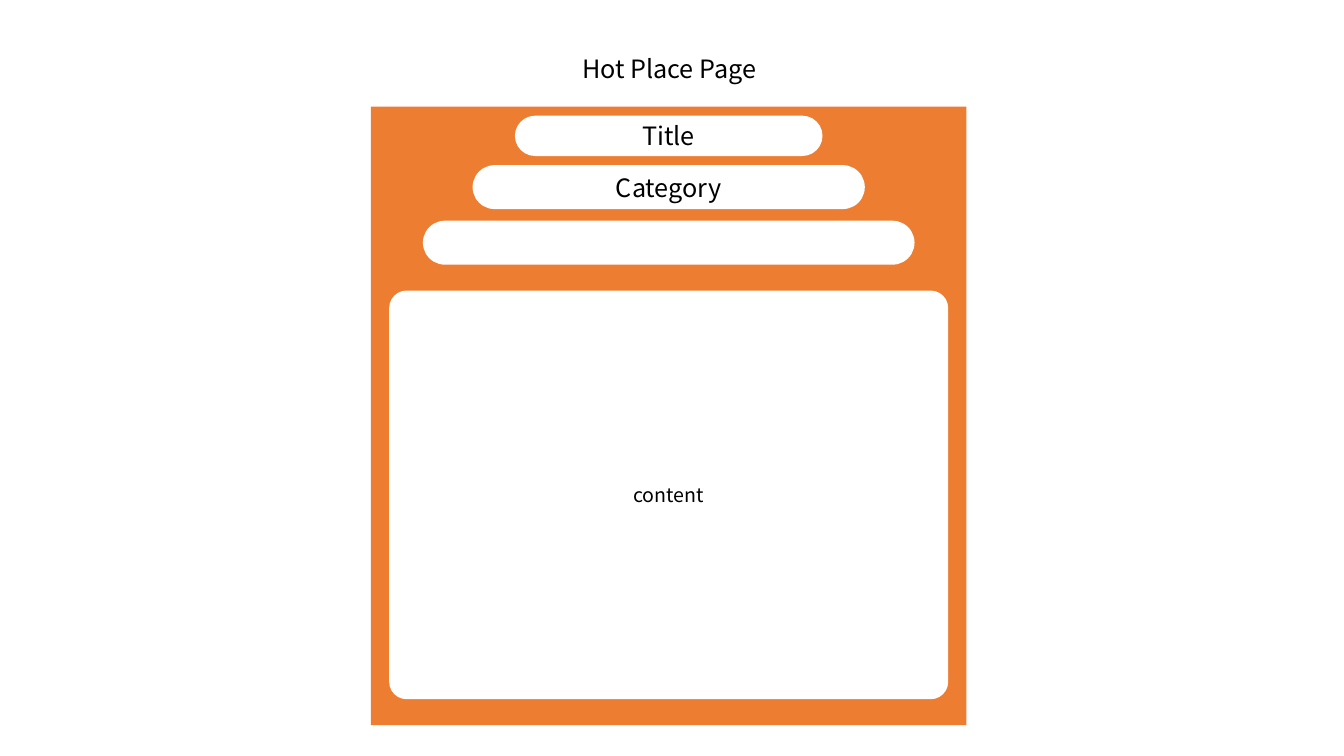
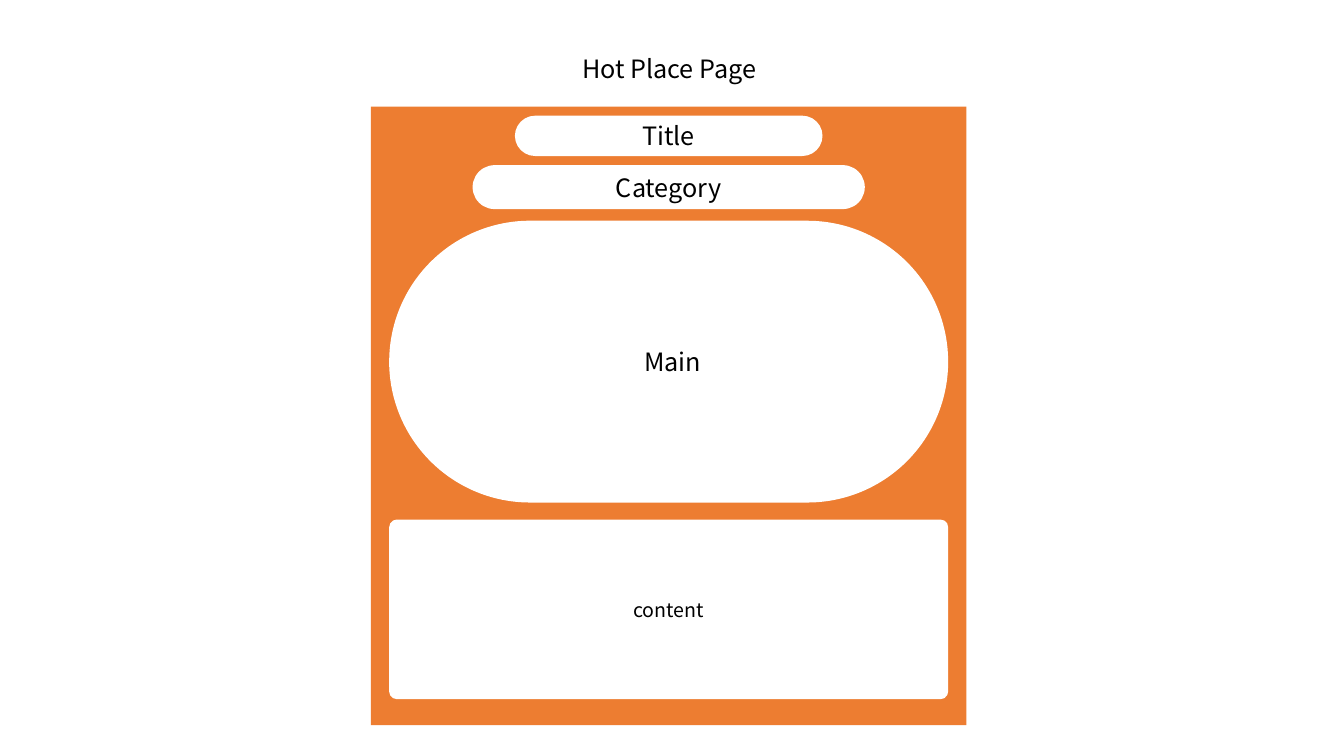
Before and after one commit to seasukmin/DateTeam, a slide deck: slide 6 of 박근모 - 메인/레이아웃.pptx. Drawn at 1344x756 pixels with LibreOffice and Linux fonts; fonts in the diff are those of the drawing. Boxes give left, top, right and bottom in pixels: in the first picture for what was removed or moved away, otherwise in the second. Text is boxed around its words. In the diff, an @@ line names an element or a change of style, - is before the commit and + after.

```diff
--- a/박근모 - 메인/레이아웃.pptx
+++ b/박근모 - 메인/레이아웃.pptx
@@ rounded rectangle: place and size @@
-rounded rectangle at (423, 221, 915, 265)
+rounded rectangle at (389, 221, 949, 503)
@@ text added at (644, 351, 701, 372), 18 pt, text #000000 @@
+Main
@@ rounded rectangle "content": place and size @@
-rounded rectangle "content" at (389, 290, 949, 699)
+rounded rectangle "content" at (389, 519, 949, 699)
```
Also in this commit, not shown: 25 other files.
